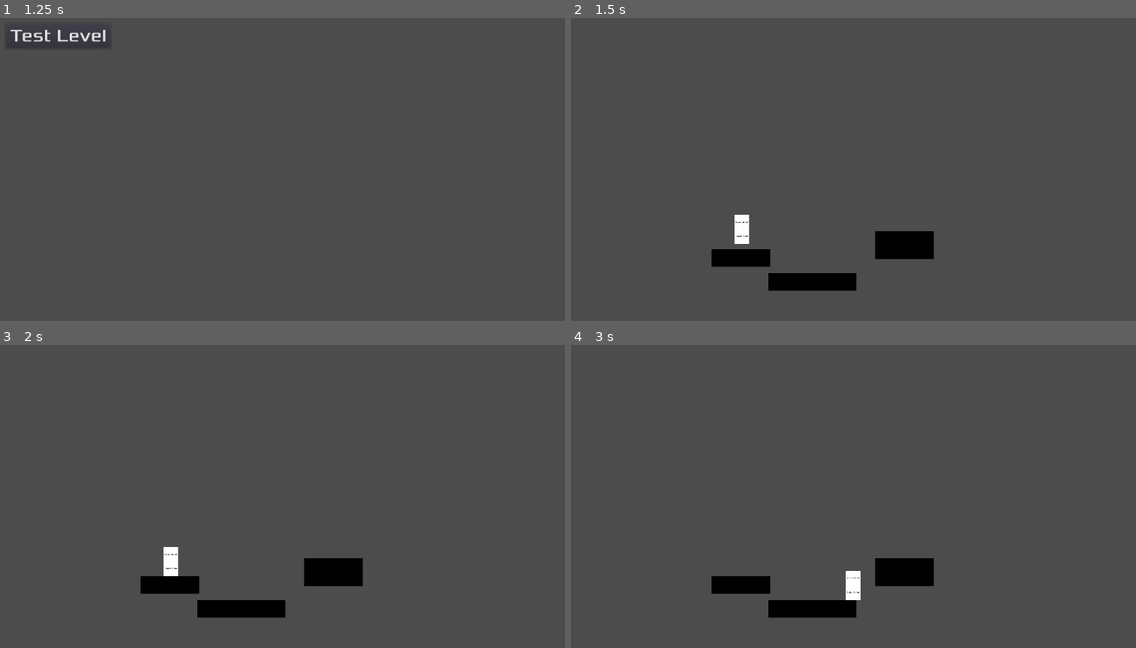
Above: before the commit, frames 1-4 (two rows, left to right).
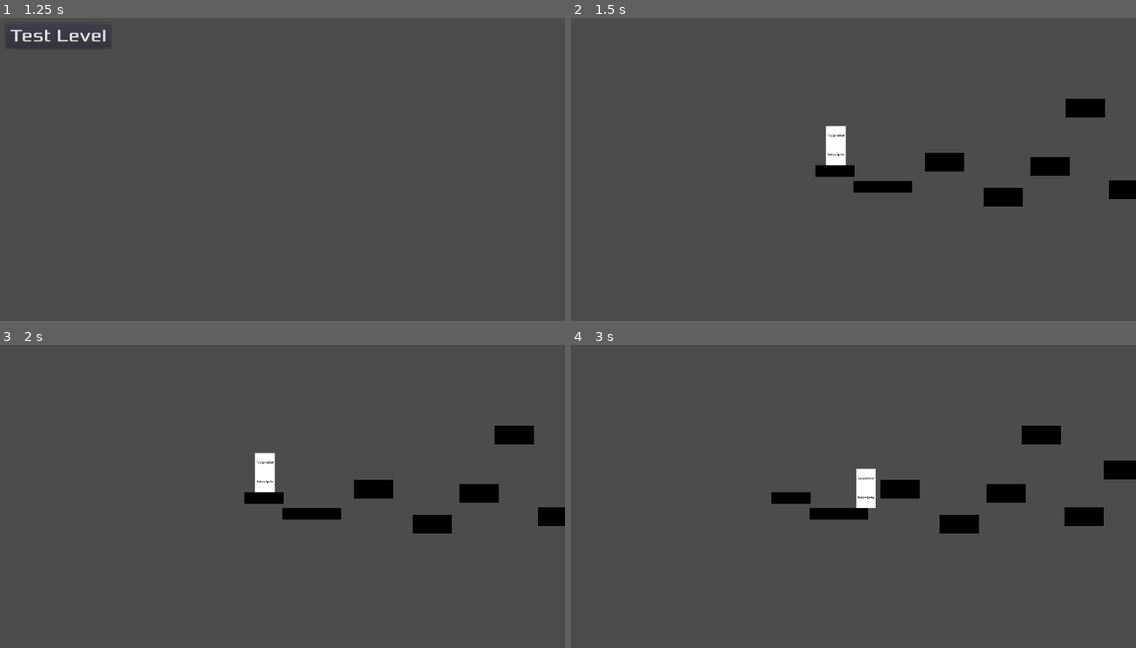
Above: after the commit, the same moments.

Repository: VeryCleverName3/Hybrid-Game-Jam
Game: Godot game, scene res://MainMenu.tscn
Two runs of this game, one before a commit and one after it. Both use one fixed random seed, a clock stepped at 60 frames per second and the inputs below.
Inputs:
- Up to frame 1 (1.25 s): click "Level Select" at 0.5 s
- Up to frame 2 (1.5 s): click "Test Level" at 1.25 s
- Up to frame 3 (2 s): no input
- Up to frame 4 (3 s): tap Enter at 2 s; hold Right (ui_right) from 2.03 s (still down)

Frame 1 is identical in both runs. In frame 2, 5.9% of the frame differs, in the area x 24-100%, y 26-91%; in frame 3, 5.9%; in frame 4, 6.4%.

Commit message:
Added a camera that follows player and commented out player scaling(camera has cool drag margin too)

Diff:
--- a/src/BasicLevel.tscn
+++ b/src/BasicLevel.tscn
@@ -4,7 +4,7 @@
 [ext_resource path="res://Player.tscn" type="PackedScene" id=2]
 [ext_resource path="res://PauseScreen.tscn" type="PackedScene" id=3]
 
-[node name="BasicLevel" type="Node2D" index="0"]
+[node name="BasicLevel" type="Node2D"]
 
 script = ExtResource( 1 )
 startPosition = null
@@ -14,6 +14,32 @@
 gravity = 1000
 jumpspeed = 500
 
+[node name="Camera2D" type="Camera2D" parent="Player" index="3"]
+
+anchor_mode = 1
+rotating = false
+current = true
+zoom = Vector2( 1.5, 1.5 )
+limit_left = -10000000
+limit_top = -10000000
+limit_right = 10000000
+limit_bottom = 10000000
+limit_smoothed = false
+drag_margin_h_enabled = true
+drag_margin_v_enabled = true
+smoothing_enabled = false
+smoothing_speed = 5.0
+offset_v = 0.0
+offset_h = 0.0
+drag_margin_left = 0.1
+drag_margin_top = 0.2
+drag_margin_right = 0.1
+drag_margin_bottom = 0.2
+editor_draw_screen = true
+editor_draw_limits = false
+editor_draw_drag_margin = true
+_sections_unfolded = [ "Drag Margin", "Editor", "Limit", "Offset", "Smoothing" ]
+
 [node name="PauseScreen" parent="." index="1" instance=ExtResource( 3 )]
 
 [connection signal="pause" from="Player" to="." method="_on_Player_pause"]
--- a/src/MainMenu.tscn
+++ b/src/MainMenu.tscn
@@ -27,7 +27,7 @@
 font_data = ExtResource( 2 )
 _sections_unfolded = [ "Font", "Settings" ]
 
-[node name="MainMenu" type="CanvasLayer" index="0"]
+[node name="MainMenu" type="CanvasLayer"]
 
 layer = 1
 offset = Vector2( 0, 0 )
--- a/src/Player.gd
+++ b/src/Player.gd
@@ -13,18 +13,18 @@
 signal kill
 signal pause
 
-func _ready():
-	xscl = (get_viewport().size.x / 1024) * .25
-	yscl = (get_viewport().size.y / 600) * .25
-	# Scale the sprites
-	$TopSprite.scale = Vector2(xscl, yscl)
-	$TopSprite.position = Vector2(0, -((xscl * 100) / 2))
-	$BottomSprite.scale = Vector2(xscl, yscl)
-	$BottomSprite.position = Vector2(0, (xscl * 100) / 2)
-	# Scale the collider
-	var transform = $Hitbox.shape
-	var oldscale = transform.extents
-	transform.extents = Vector2(oldscale.x * (xscl * 2), oldscale.y * (2 * yscl))
+#func _ready():
+#	xscl = (get_viewport().size.x / 1024) * .25
+#	yscl = (get_viewport().size.y / 600) * .25
+#	# Scale the sprites
+#	$TopSprite.scale = Vector2(xscl, yscl)
+#	$TopSprite.position = Vector2(0, -((xscl * 100) / 2))
+#	$BottomSprite.scale = Vector2(xscl, yscl)
+#	$BottomSprite.position = Vector2(0, (xscl * 100) / 2)
+#	# Scale the collider
+#	var transform = $Hitbox.shape
+#	var oldscale = transform.extents
+#	transform.extents = Vector2(oldscale.x * (xscl * 2), oldscale.y * (2 * yscl))
 
 func _physics_process(delta):
 	velocity.y += delta * gravity
--- a/src/TestLevel.tscn
+++ b/src/TestLevel.tscn
@@ -3,7 +3,7 @@
 [ext_resource path="res://Block.tscn" type="PackedScene" id=1]
 [ext_resource path="res://BasicLevel.tscn" type="PackedScene" id=2]
 
-[node name="TestLevel" type="Node2D"]
+[node name="TestLevel" type="Node2D" index="0"]
 
 pause_mode = 1
 position = Vector2( 301.431, 248.117 )
@@ -25,6 +25,26 @@
 scale = Vector2( 1, 1.6 )
 _sections_unfolded = [ "Transform" ]
 
+[node name="Block" parent="Block3" index="2" instance=ExtResource( 1 )]
+
+position = Vector2( 150.762, 56.0388 )
+
+[node name="Block2" parent="Block3" index="3" instance=ExtResource( 1 )]
+
+position = Vector2( 270.762, 6.03876 )
+
+[node name="Block3" parent="Block3" index="4" instance=ExtResource( 1 )]
+
+position = Vector2( 360.762, -87.7112 )
+
+[node name="Block4" parent="Block3" index="5" instance=ExtResource( 1 )]
+
+position = Vector2( 470.762, 43.5388 )
+
+[node name="Block5" parent="Block3" index="6" instance=ExtResource( 1 )]
+
+position = Vector2( 570.762, -31.4612 )
+
 [node name="BasicLevel" parent="." index="3" instance=ExtResource( 2 )]
 
 _sections_unfolded = [ "Transform" ]
